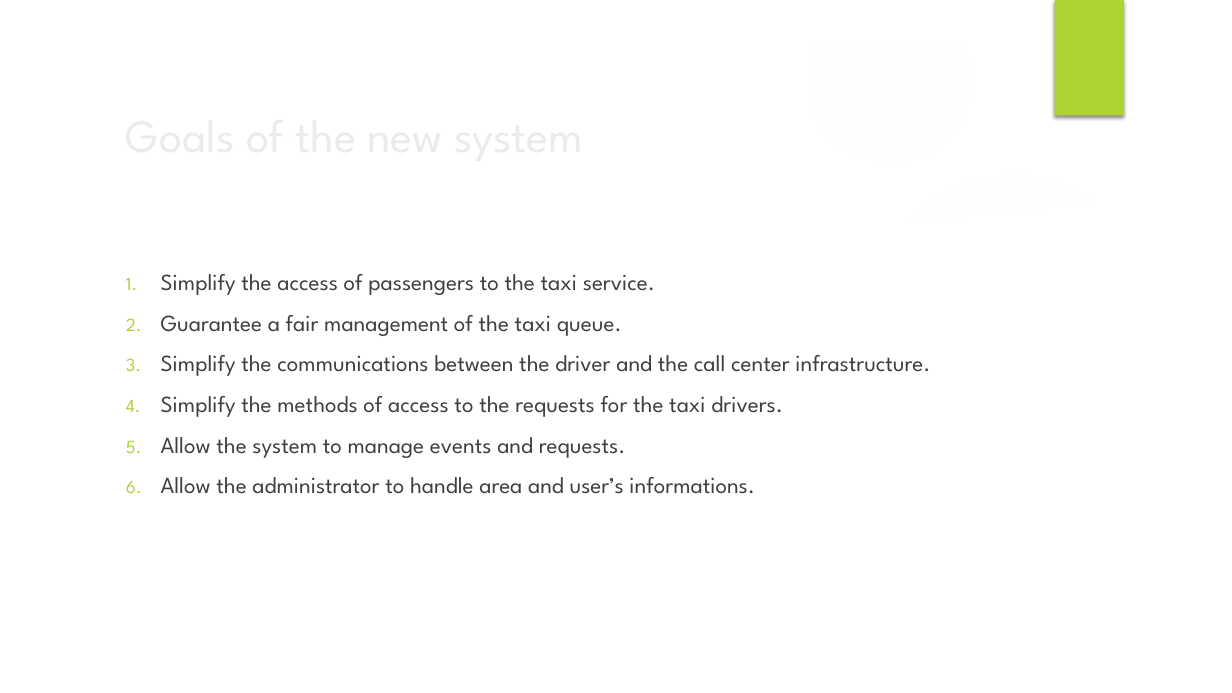
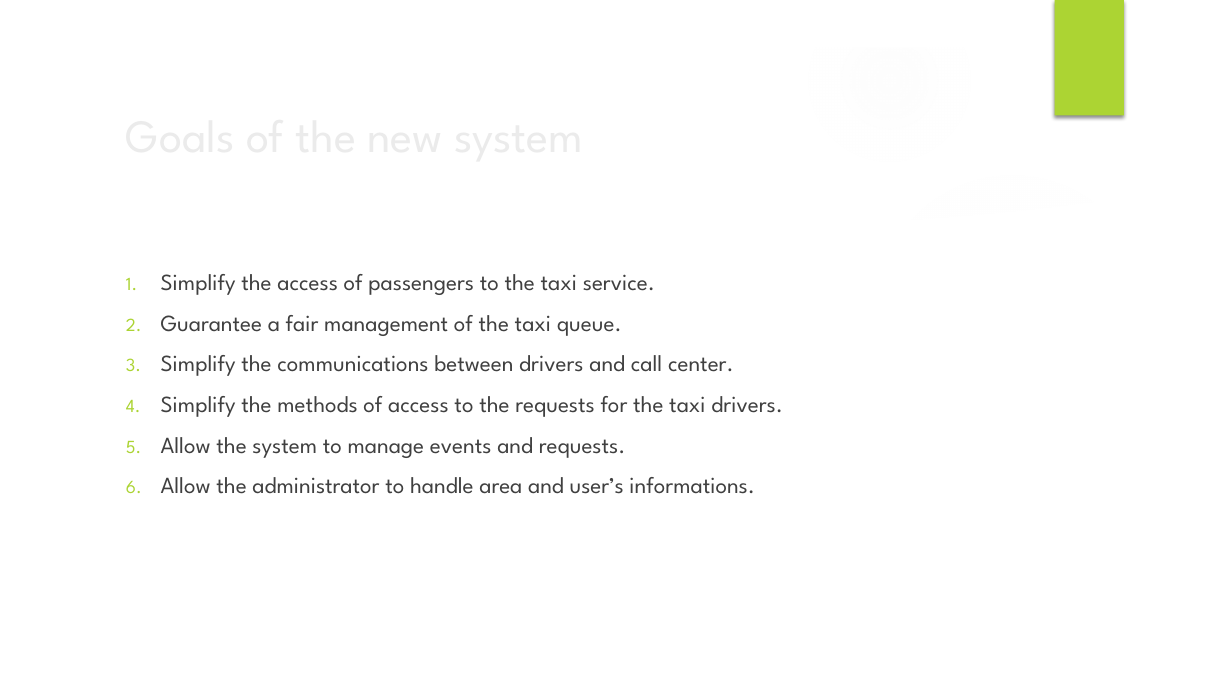
Before and after one commit to Maiux92/ingsw2project, a slide deck: slide 6 of Slides/Project Presentation.pptx. Drawn at 1232x693 pixels with LibreOffice and Linux fonts; fonts in the diff are those of the drawing; background and template pictures are left out. Boxes give left, top, right and bottom in pixels: in the first picture for what was removed or moved away, otherwise in the second. Text is boxed around its words. In the diff, an @@ line names an element or a change of style, - is before the commit and + after.

```diff
--- a/Slides/Project Presentation.pptx
+++ b/Slides/Project Presentation.pptx
@@ text at (161,355,734,376): text changed @@
-3. Simplify the communications between the driver and the call center infrastructure.
+3. Simplify the communications between drivers and call center.
```
Also in this commit, not shown: 13 other slides changed, 1 other file.
